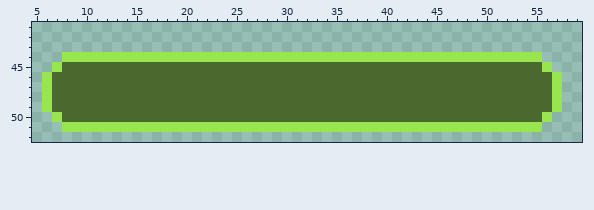
Pixel-art file, stored at assets/sprites/units/naga/selection.aseprite. Above is the file before it was changed.
64x64 pixels, 1 frame. Shown: x 5..59, y 41..52.
Now the later version:
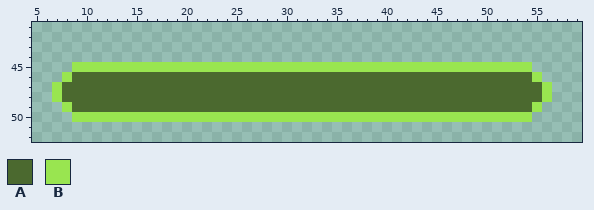
Palette (. is transparent): A #4b692f  B #99e550
The edit:
y 44: x 8..55 BBBBBBBBBBBBBBBBBBBBBBBBBBBBBBBBBBBBBBBBBBBBBBBB -> ................................................
y 45: x 7..56 BAAAAAAAAAAAAAAAAAAAAAAAAAAAAAAAAAAAAAAAAAAAAAAAAB -> ..BBBBBBBBBBBBBBBBBBBBBBBBBBBBBBBBBBBBBBBBBBBBBB..
y 46: x 6..8 BAA -> ..B; x 55..57 AAB -> B..
y 47..48: x 6..7 BA -> .B; x 56..57 AB -> B.
y 49: x 6..8 BAA -> ..B; x 55..57 AAB -> B..
y 50: x 7..56 BAAAAAAAAAAAAAAAAAAAAAAAAAAAAAAAAAAAAAAAAAAAAAAAAB -> ..BBBBBBBBBBBBBBBBBBBBBBBBBBBBBBBBBBBBBBBBBBBBBB..
y 51: x 8..55 BBBBBBBBBBBBBBBBBBBBBBBBBBBBBBBBBBBBBBBBBBBBBBBB -> ................................................
